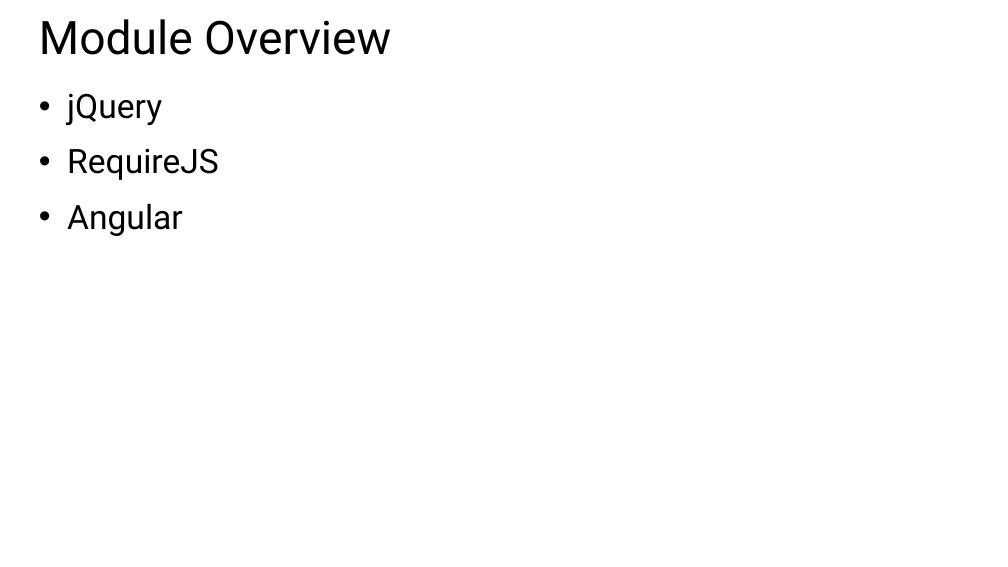
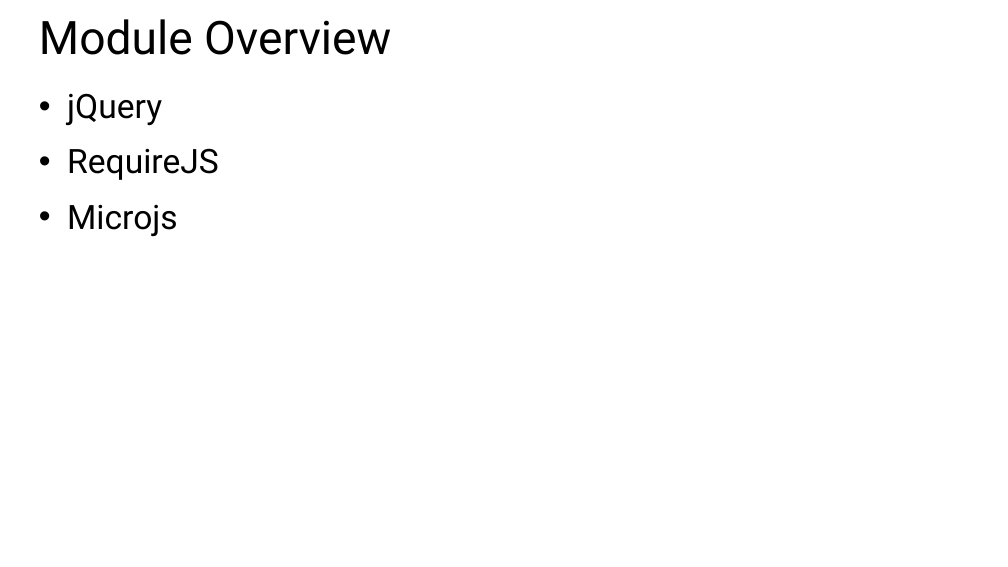
Before and after one commit to Amart85/JavaScript-Experienced-Developers, a slide deck: slide 3 of Slides/Module 5 - JS Libraries.pptx. Drawn at 1008x567 pixels with LibreOffice and Linux fonts; fonts in the diff are those of the drawing. Boxes give left, top, right and bottom in pixels: in the first picture for what was removed or moved away, otherwise in the second. Text is boxed around its words. In the diff, an @@ line names an element or a change of style, - is before the commit and + after.

Commit message:
Update to Modules

```diff
--- a/Slides/Module 5 - JS Libraries.pptx
+++ b/Slides/Module 5 - JS Libraries.pptx
@@ text at <box>67,204,178,236</box>: text changed @@
-• Angular
+• Microjs
```
Also in this commit, not shown: 1 other slide changed, 4 other files.
